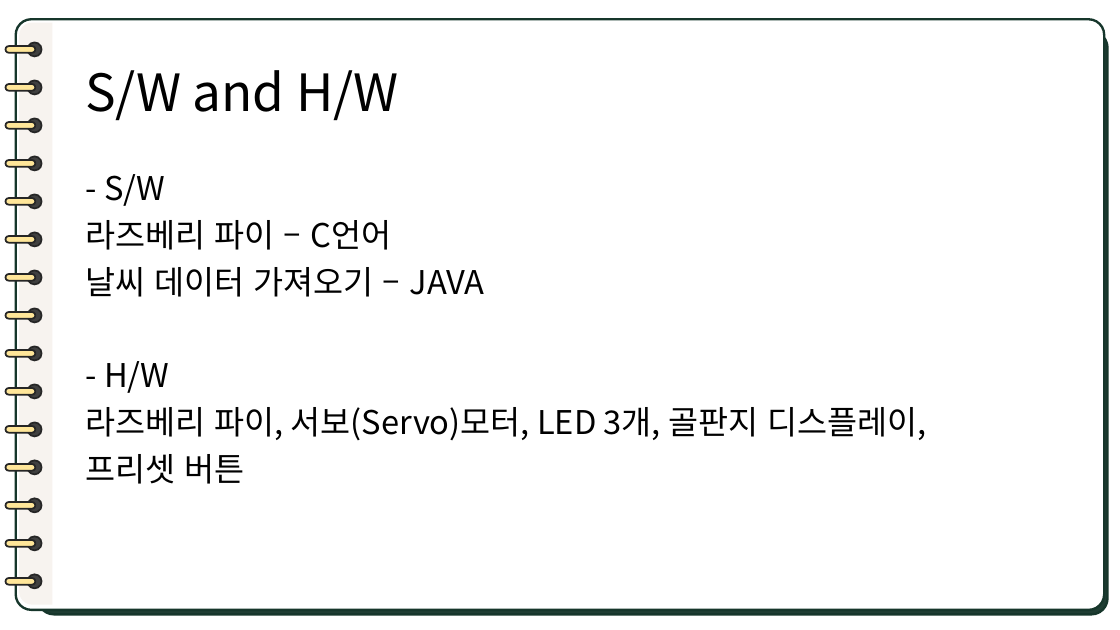
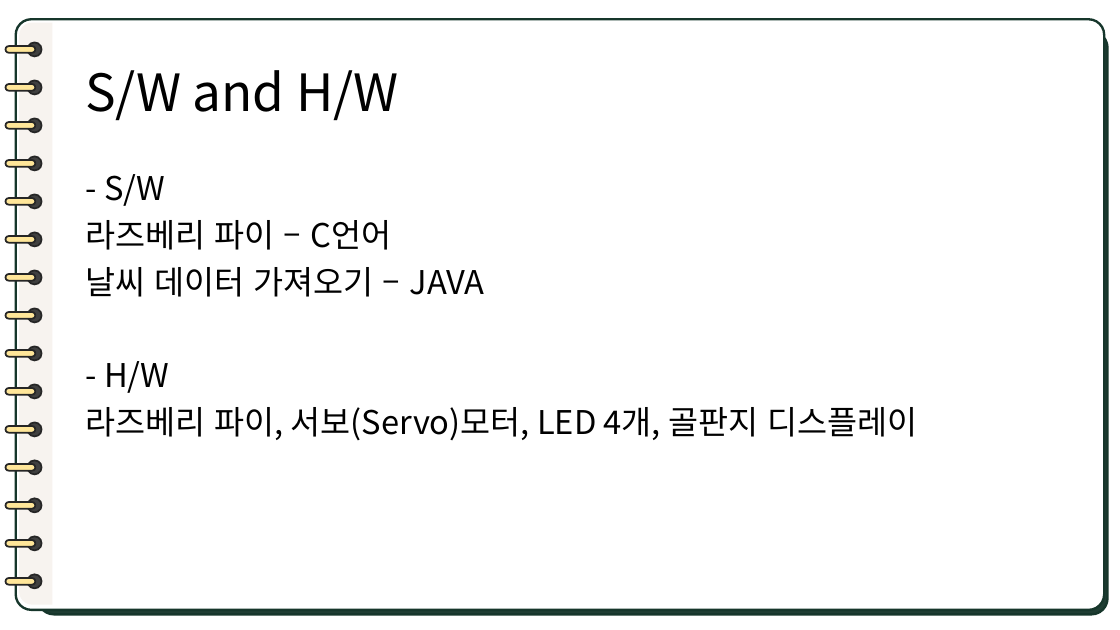
Before and after one commit to binn328/IoT_Project, a slide deck: slide 4 of IoT_PPT.pptx. Drawn at 1120x630 pixels with LibreOffice and Linux fonts; fonts in the diff are those of the drawing. Boxes give left, top, right and bottom in pixels: in the first picture for what was removed or moved away, otherwise in the second. Text is boxed around its words. In the diff, an @@ line names an element or a change of style, - is before the commit and + after.

```diff
--- a/IoT_PPT.pptx
+++ b/IoT_PPT.pptx
@@ text at bbox=[85, 407, 917, 440]: text changed @@
-라즈베리 파이, 서보(Servo)모터, LED 3개, 골판지 디스플레이,
-프리셋 버튼
+라즈베리 파이, 서보(Servo)모터, LED 4개, 골판지 디스플레이
```
Also in this commit, not shown: 2 other slides changed.
